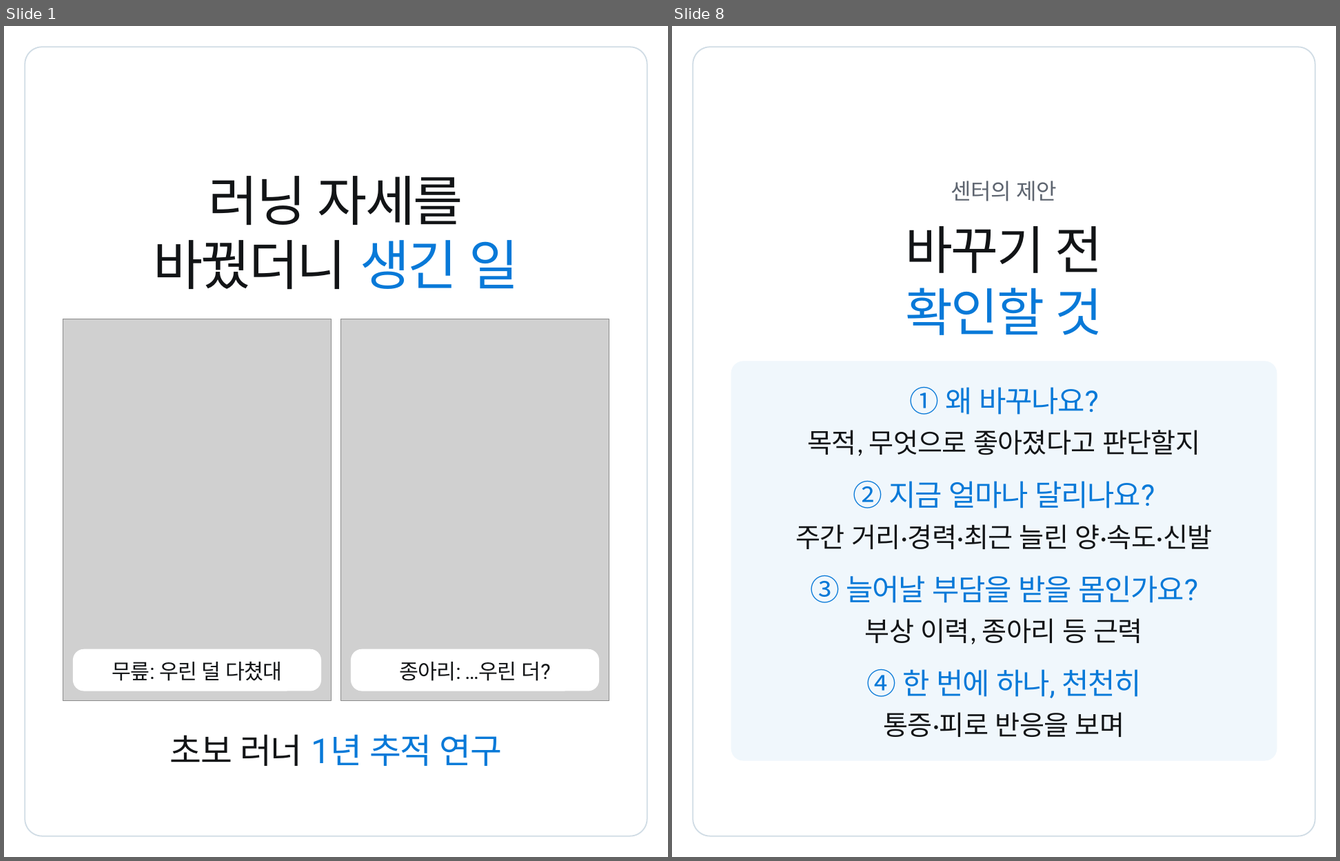
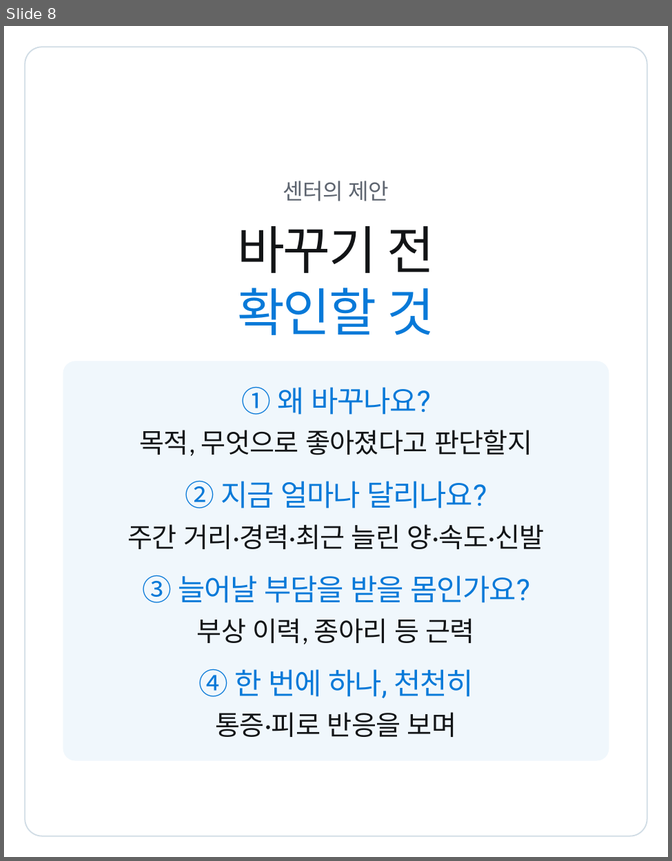
Before and after one commit to js920915-cyber/New-box, a slide deck: content/running-form-change-v2/adobe-express/running-form-change-v2-express.pptx. Shown side by side, each under a label of ours: slides 1 and 8 before the commit, slide 8 after it; the slides between them are not shown. The pictures are 1340x861 and 672x861 pixels, drawn with LibreOffice and Linux fonts; fonts in the diff are those of the drawing; grey boxes stand for pictures. Boxes give left, top, right and bottom in pixels: in the first picture for what was removed or moved away, otherwise in the second. Text is boxed around its words. In the diff, an @@ line names an element or a change of style, - is before the commit and + after.

```diff
--- a/content/running-form-change-v2/adobe-express/running-form-change-v2-express.pptx
+++ b/content/running-form-change-v2/adobe-express/running-form-change-v2-express.pptx
@@ slide 1 removed at (4,26,668,857), background #FFFFFF @@
@@ rounded rectangle removed at (25,47,647,835) @@
@@ text removed at (209,176,464,225) @@
-러닝 자세를
@@ text removed at (153,240,519,290) @@
-바꿨더니 생긴 일
@@ picture removed at (63,319,331,701) @@
@@ picture removed at (341,319,609,701) @@
@@ rounded rectangle removed at (73,648,322,690) @@
@@ text removed at (112,661,283,681) @@
-무릎: 우린 덜 다쳤대
@@ rounded rectangle removed at (351,648,600,690) @@
@@ text removed at (399,661,550,681) @@
-종아리: …우린 더?
@@ text removed at (170,734,502,766) @@
-초보 러너 1년 추적 연구
```
Also in this commit, not shown: 7 slides changed, 1 slide added, 48 other files.
